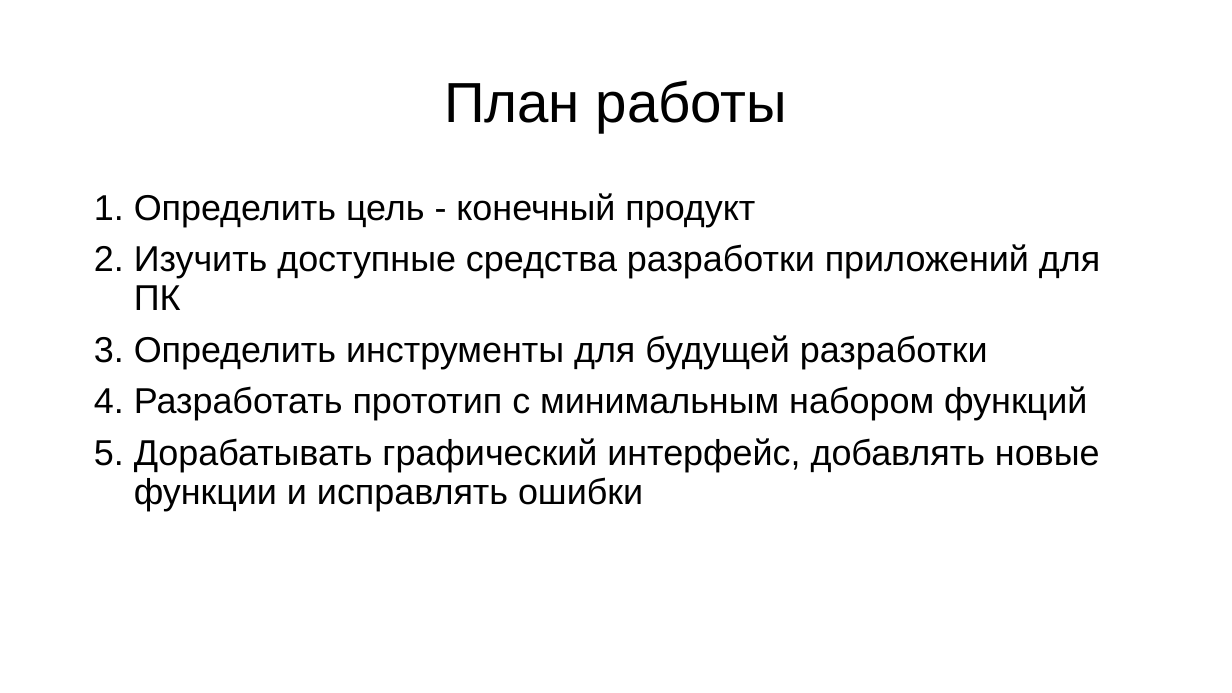
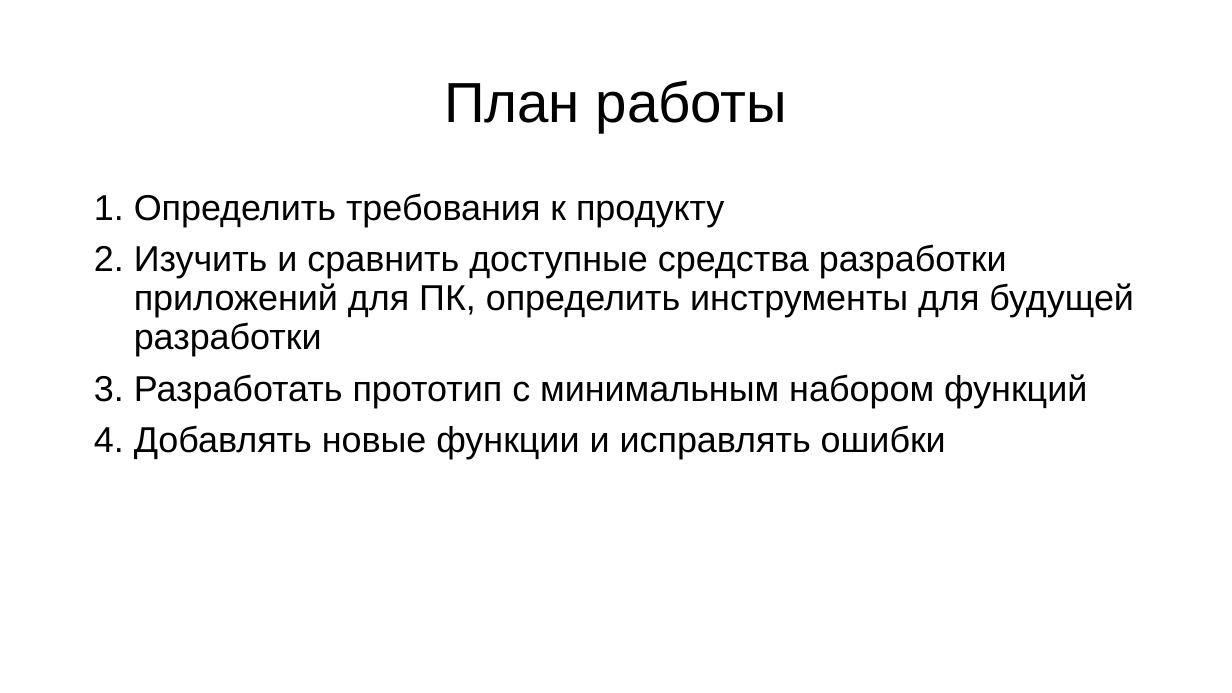
Before and after one commit to ShinyZero0/project, a slide deck: slide 2 of Melnik-Pavel-11A.pptx. Drawn at 1232x693 pixels with LibreOffice and Linux fonts; fonts in the diff are those of the drawing. Boxes give left, top, right and bottom in pixels: in the first picture for what was removed or moved away, otherwise in the second. Text is boxed around its words. In the diff, an @@ line names an element or a change of style, - is before the commit and + after.

```diff
--- a/Melnik-Pavel-11A.pptx
+++ b/Melnik-Pavel-11A.pptx
@@ text at (134,193,1134,356): text changed @@
-1. Определить цель - конечный продукт
-2. Изучить доступные средства разработки приложений для ПК
-3. Определить инструменты для будущей разработки
+1. Определить требования к продукту
+2. Изучить и сравнить доступные средства разработки приложений для ПК, определить инструменты для будущей разработки
@@ text at (134,425,946,459): text changed @@
-5. Дорабатывать графический интерфейс, добавлять новые функции и исправлять ошибки
+4. Добавлять новые функции и исправлять ошибки
```
Also in this commit, not shown: 3 other slides changed, 4 other files.
